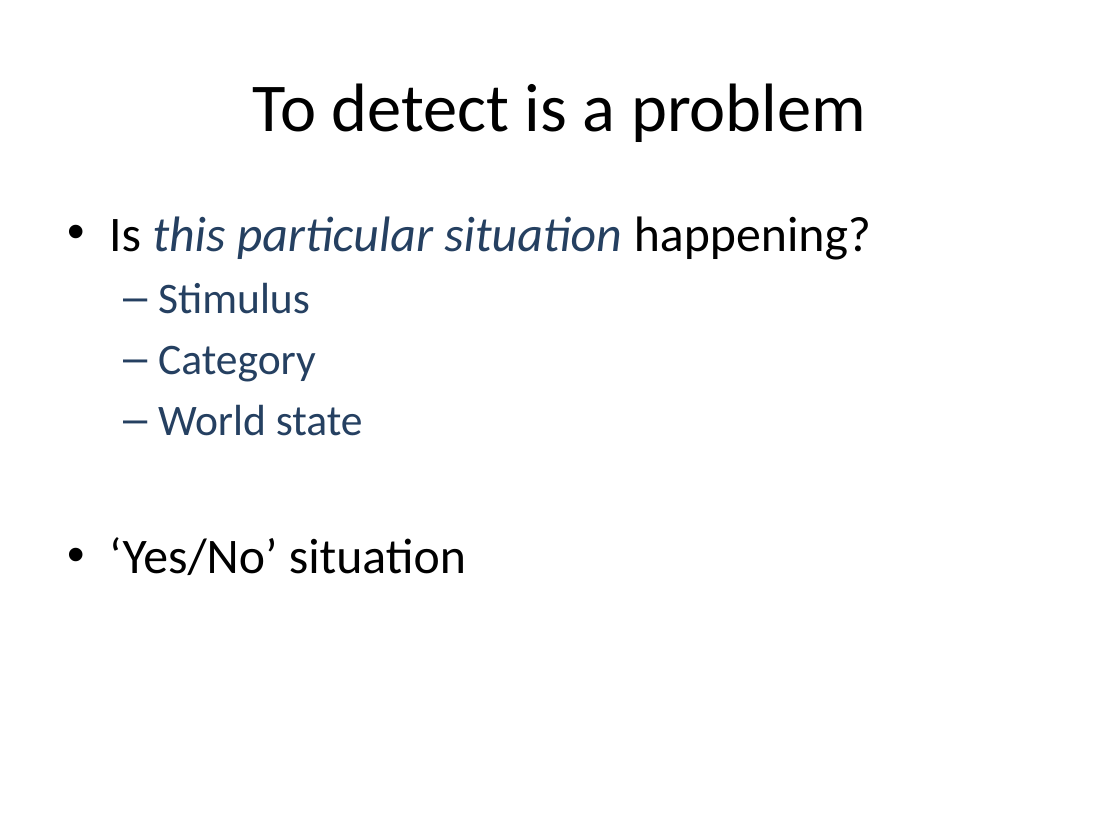
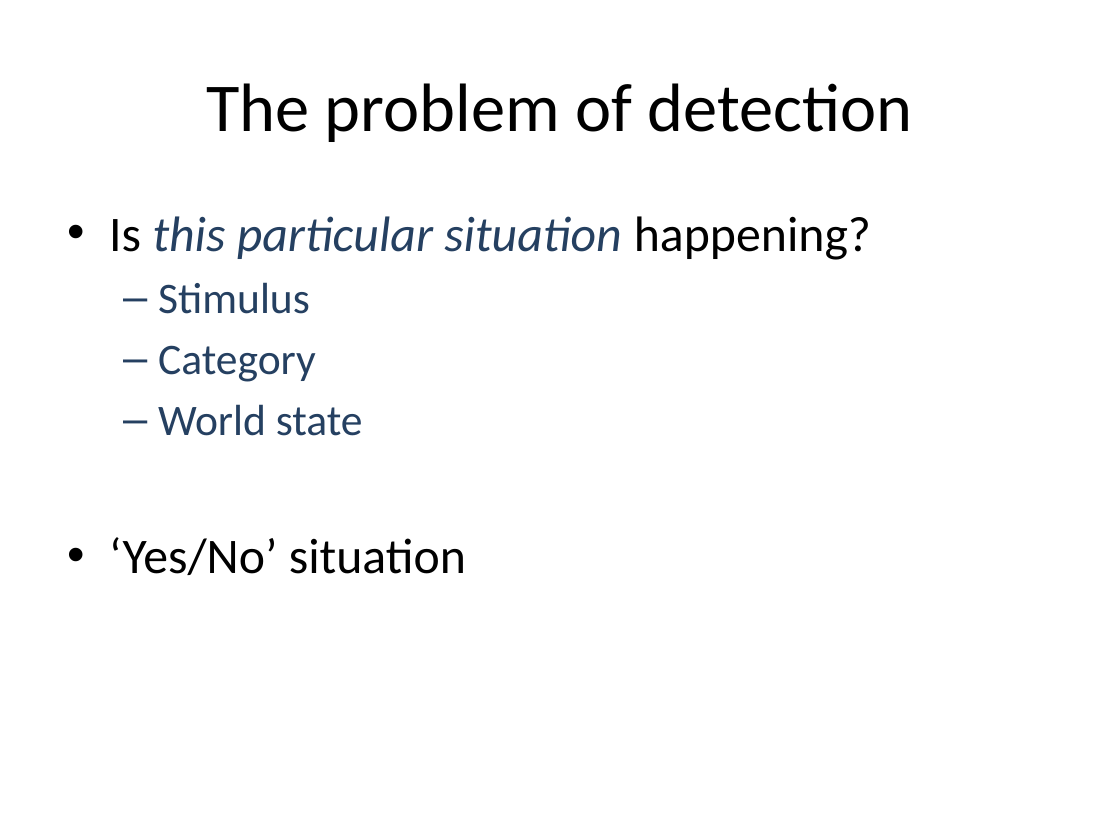
Before and after one commit to Adrifelcha/Adrifelcha, a slide deck: slide 4 of Tesis/Presentaciones/Seminario_Maden_.pptx (slide 5 before the commit). Drawn at 1120x840 pixels with LibreOffice and Linux fonts; fonts in the diff are those of the drawing. Boxes give left, top, right and bottom in pixels: in the first picture for what was removed or moved away, otherwise in the second. Text is boxed around its words. In the diff, an @@ line names an element or a change of style, - is before the commit and + after.

```diff
--- a/Tesis/Presentaciones/Seminario_Maden_.pptx
+++ b/Tesis/Presentaciones/Seminario_Maden_.pptx
@@ title at [206,83,913,142]: text changed @@
-To detect is a problem
+The problem of detection
```
Also in this commit, not shown: 12 other slides changed, 5 slides added, 21 slides removed, 1 other file.
